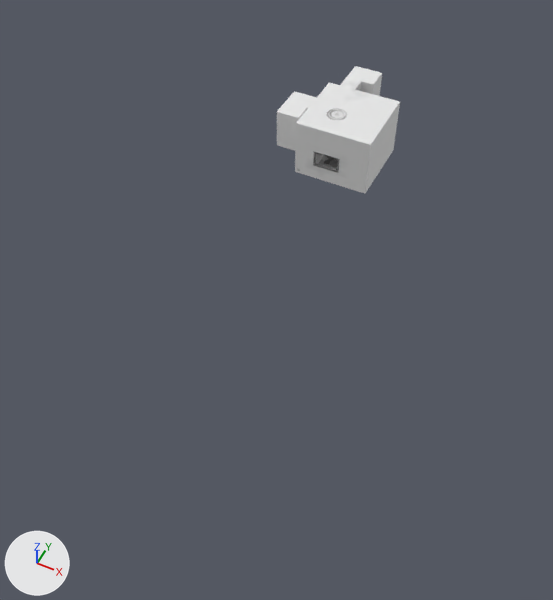
Two versions of the Blender file ART/Map/home.blend, one commit apart.
Both versions are drawn from a 50 mm lens placed at (209.0, -541.0, 441.0), pointed at (24.0, -172.0, -21.0). The axes (+X, +Y, +Z) are drawn at lower left. The lights are the same throughout.

Names of what the first picture shows: '圓', '立方體'.
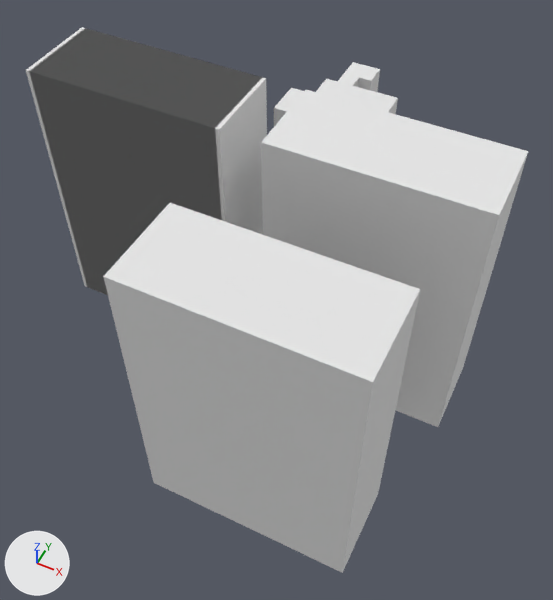
Edits to the bpy script that builds the scene:
```text
Add mat_redbuild:
    mat_redbuild = diffuse_material('redbuild')
    mat_redbuild.base_color = (0.8, 0.8, 0.8)  # white #e7e7e7
Add mat_build2:
    mat_build2 = diffuse_material('build2')
    mat_build2.base_color = (0.8, 0.8, 0.8)  # white #e7e7e7
Add mat_build3:
    mat_build3 = diffuse_material('build3')
    mat_build3.base_color = (0.8, 0.8, 0.8)  # white #e7e7e7
Change me_立方體:
    where me_立方體.from_pydata(...)  # 2689 vertices, 2739 faces; spans x -2.33..1.81, y -1.86..2.48, z -1.16..1.02
    used by ob_立方體; location = (-3.5, 18.8, 16.6); scale = (25.0, 25.0, 25.0)
    me_立方體 part 1: 1095 of 2689 vertices moved; they spanned x -0.29..0.45, y -1.11..-0.38, z 0.69..1.02 and now span x -0.48..0.63, y -1.3..-0.19, z 0.97..1.02; mean shift (0.0, 0.0, 0.0); largest move (0.08, -0.74, 0.69) -> (0.07, -0.74, 0.98)
    me_立方體 part 2: all 63 vertices in x -0.28..0.72, y -1.86..-1.78, z -0.6..0.02 are moved by (0.0, 0.0, 0.29)
Add me_立方體_002:
    me_立方體_002.from_pydata(...)  # a box spanning x -145.0..11.0, y -98.0..-31.0, z -87.0..140.0
    me_立方體_002.materials.append(mat_redbuild)  # its picture is missing
Add me_立方體_004:
    me_立方體_004.from_pydata(...)  # a box spanning x -145.0..11.0, y -98.0..-31.0, z -87.0..140.0
    me_立方體_004.materials.append(mat_build2)  # its picture is missing
Add me_立方體_005:
    me_立方體_005.from_pydata(...)  # a box spanning x -145.0..11.0, y -98.0..-31.0, z -87.0..140.0
    me_立方體_005.materials.append(mat_build3)  # its picture is missing
Change ob_立方體:
    ob_立方體.location: (-3.5, 18.8, 16.6) -> (-5.5, 16.6, 21.3)
Change ob_圓:
    add ob_圓.hide_set(True)  # its collection is switched off
Add ob_立方體_003:
    ob_立方體_003 = bpy.data.objects.new('立方體.003', me_立方體_002)
    ob_立方體_003.location = (-156.3, -85.3, 0.0)
    ob_立方體_003.scale = (-1.0, 1.0, 1.0)
Add ob_立方體_004:
    ob_立方體_004 = bpy.data.objects.new('立方體.004', me_立方體_002.copy())
    ob_立方體_004.location = (-159.4, -85.3, 0.0)
    ob_立方體_004.scale = (-1.0, 1.0, 1.0)
Add ob_立方體_005:
    ob_立方體_005 = bpy.data.objects.new('立方體.005', me_立方體_004)
    ob_立方體_005.location = (30.5, -85.3, 0.0)
    ob_立方體_005.scale = (-1.0, 1.0, 1.0)
Add ob_立方體_006:
    ob_立方體_006 = bpy.data.objects.new('立方體.006', me_立方體_005)
    ob_立方體_006.location = (9.1, -229.1, 0.0)
    ob_立方體_006.scale = (-1.0, 1.0, 1.0)
```

Pixel boxes [x1, y1, x2, y2] of what changed, in the pictures (553 x 600 px; the box of a moved part takes in the faces that stretch with it):
'立方體.006', added
    after: [103, 203, 420, 573]
'立方體.005', added
    after: [261, 90, 528, 427]
'立方體.004', added
    after: [26, 27, 262, 295]
'立方體.003', added
    after: [29, 30, 267, 295]
'立方體', reshaped, moved
    before: [277, 66, 400, 194]
    after: [274, 62, 398, 126]
'圓', hidden
    before: [329, 159, 338, 167]
part 1 of me_立方體, moved or reshaped
    before: [296, 82, 400, 145]
    after: [316, 79, 398, 112]
part 2 of me_立方體, moved or reshaped (not visible afterwards)
    before: [295, 123, 371, 190]
